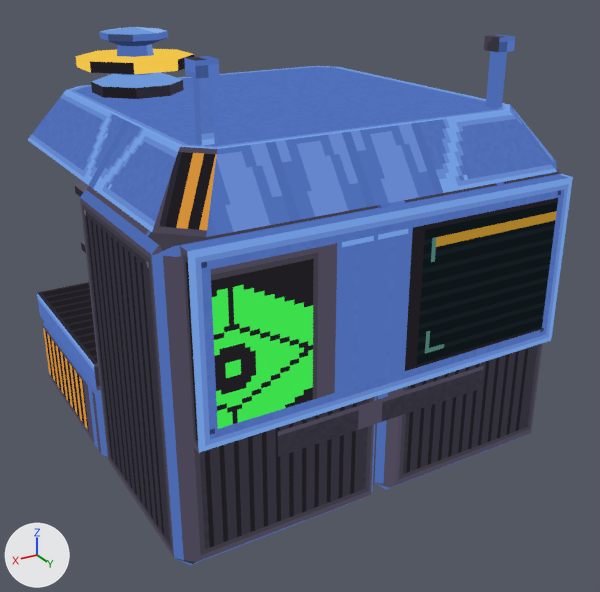
The glTF model art/out/seller.glb as it was, and as the next commit left it.
Camera for both pictures: a 50 mm lens placed at (1.45, 3.95, 1.88), pointed at (-0.53, 0.65, 0.23). The lights are fixed; the arrows at lower left show +X, +Y and +Z. The first picture is the older version. Vertices at exactly the same position are counted once.

The older version as bpy lines, for what is in view:
```python
me_seller_body = bpy.data.meshes.new('seller_body')
me_seller_body.from_pydata(...)  # 267 vertices, 422 faces; spans x -1.5..0.5, y -0.5..1.5, z -0.5..1.5
me_seller_body.materials.append(mat_seller)
me_seller_ring = bpy.data.meshes.new('seller_ring')
me_seller_ring.from_pydata(...)  # 32 vertices, 64 faces; spans x -0.259..0.259, y -0.259..0.259, z 1.31..1.38
me_seller_ring.materials.append(mat_seller)
me_seller_screen = bpy.data.meshes.new('seller_screen')
me_seller_screen.from_pydata(...)  # 4 vertices, 2 faces; spans x -1.34..0.34, y 1.5, z 0.2..0.84
me_seller_screen.materials.append(mat_seller)
ob_seller_body = bpy.data.objects.new('seller_body', me_seller_body)
ob_seller_body.location = (0.0, 0.0, 0.0)
ob_seller_ring = bpy.data.objects.new('seller_ring', me_seller_ring)
ob_seller_ring.location = (0.0, 0.0, 0.0)
ob_seller_screen = bpy.data.objects.new('seller_screen', me_seller_screen)
ob_seller_screen.location = (0.0, 0.0, 0.0)
```
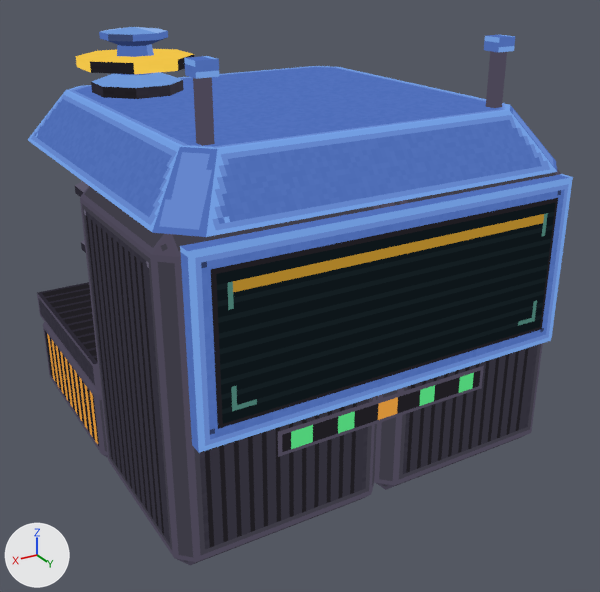
Pixel boxes (x1, y1, x2, y2) of what changed, in the pictures (600 x 592 px):
part 1 of me_seller_body, surface changed
    both: (28, 35, 561, 565)
part 2 of me_seller_screen, surface changed (darker)
    both: (211, 202, 558, 429)

The edits, one by one:
me_seller_body is used by ob_seller_body; location (0.0, 0.0, 0.0).
me_seller_body had 267 vertices, 422 faces and spanned x -1.5..0.5, y -0.5..1.5, z -0.5..1.5.
me_seller_body now has 271 vertices, 424 faces and spans x -1.5..0.5, y -0.5..1.5, z -0.5..1.5.
me_seller_body part 1: 198 kept faces spanning x -1.5..0.5, y -0.5..1.5, z -0.5..1.5 get new texture (UV) coordinates.
Edits to the shape of me_seller_body do not show in these pictures.
me_seller_screen has 4 vertices, 2 faces and spans x -1.34..0.34, y 1.5, z 0.2..0.84.
me_seller_screen is used by ob_seller_screen; location (0.0, 0.0, 0.0).
me_seller_screen part 2: texture (UV) coordinates of 2 of 2 faces, centred in x -0.78..-0.22, y 1.5, z 0.41..0.63, changed; they spanned u 0.52..0.68, v 0.62..0.68 and now span u 0.61..0.76, v 0.62..0.68.
